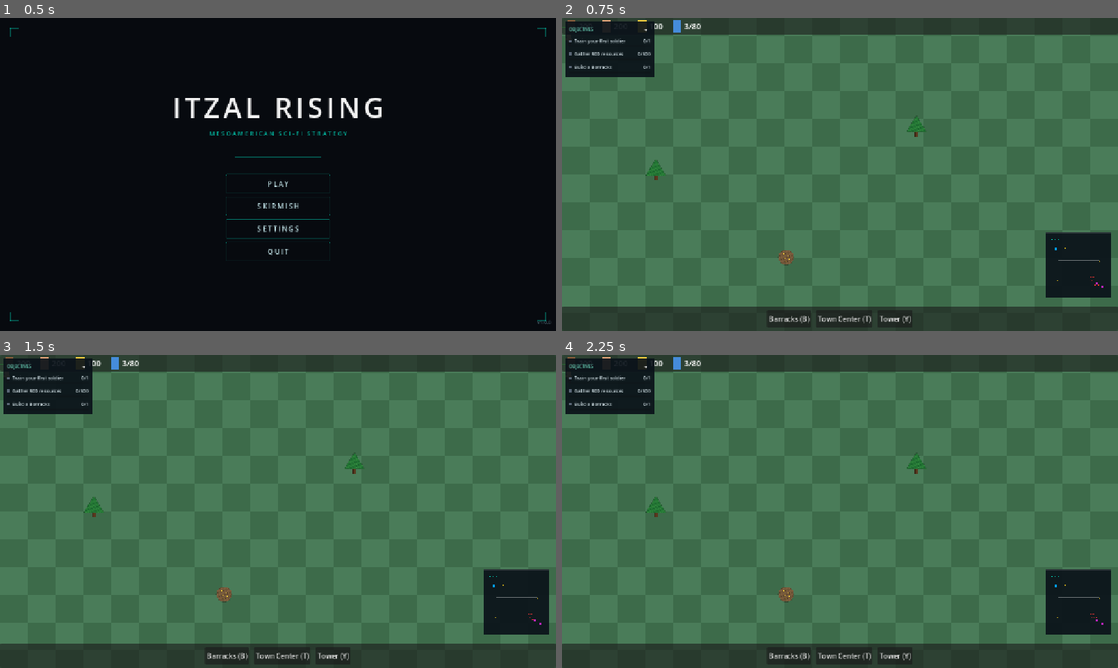
Above: before the commit, frames 1-4 (two rows, left to right).
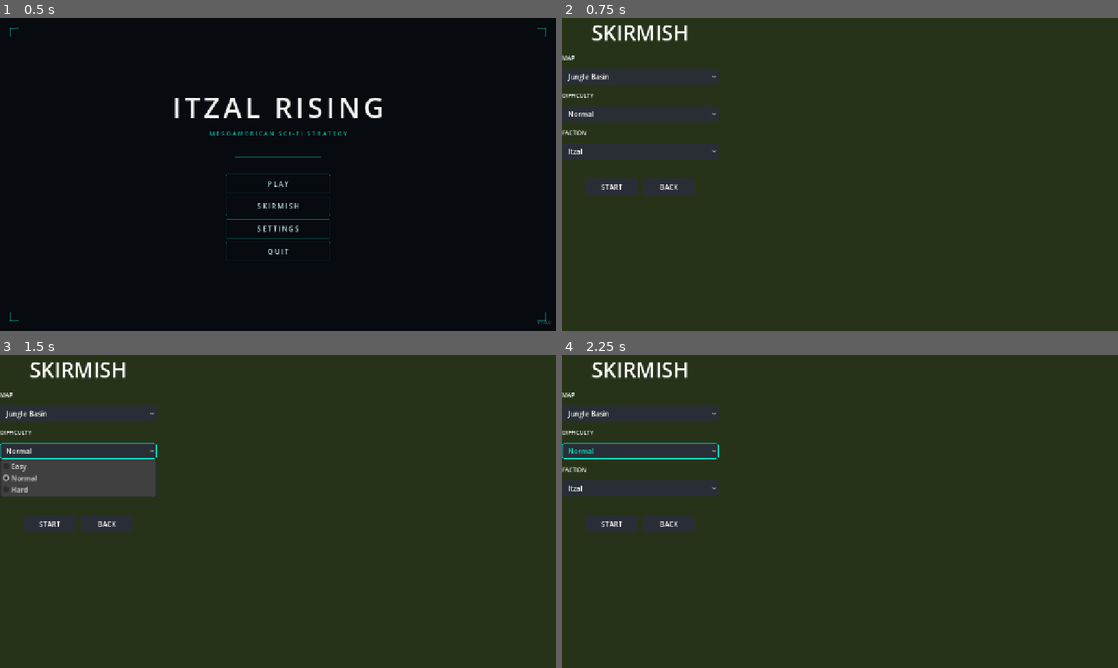
Above: after the commit, the same moments.

Repository: chriseg0996-star/Itzal-Rising
Game: Godot game, scene res://scenes/ui/MainMenu.tscn
Two runs of this game, one before a commit and one after it. Both use one fixed random seed, a clock stepped at 60 frames per second and the inputs below.
Inputs (mouse positions are in pixels of both pictures, inside the frame that each line leads up to):
- Up to frame 1 (0.5 s): no input
- Up to frame 2 (0.75 s): click "PLAY" at 0.5 s
- Up to frame 3 (1.5 s): click (77, 452) at 1.25 s, where only the run after the commit has a clickable "Normal"
- Up to frame 4 (2.25 s): click (639, 452) at 2 s, where only the run after the commit has a clickable "Normal"

Frame 1 is identical in both runs. In frame 2, 93% of the frame differs, in the area x 0-100%, y 0-100%; in frame 3, 93%; in frame 4, 93%.

Commit message:
feat(factions): Ix Architects
- FactionManager: register Ix (id 2, amber, hostile to Decay); add IX const,
  faction colors, is_player_faction(); Decay now hostile to player AND Ix
- FactionData: add primary_color
- GameSettings: add player_faction_id
- IxWeaver (harvest_interval 1.875, build_speed 1.25) + IxLatticeGuard (150hp/100spd/14dmg)
- building.gd: _apply_lattice_network passive (+20% HP near allied Ix building)
- texture_generator: ix_weaver, ix_lattice_guard amber assets
- ix_spawner: swap starting villagers for Ix units when player_faction_id == 2
- harvest_component: credit player stats for any player-aligned faction
- main_menu: route Play -> SkirmishMenu

Diff:
--- /dev/null
+++ b/scenes/units/IxLatticeGuard.tscn
@@ -0,0 +1,75 @@
+[gd_scene load_steps=7 format=3 uid="uid://ixguard5f6g7h8j"]
+
+[ext_resource type="Script" path="res://scripts/units/ix_lattice_guard.gd" id="1_ixg"]
+[ext_resource type="Script" path="res://scripts/units/components/stat_component.gd" id="2_stat"]
+[ext_resource type="Script" path="res://scripts/units/components/combat_component.gd" id="3_combat"]
+[ext_resource type="Script" path="res://scripts/units/components/movement_component.gd" id="4_move"]
+
+[sub_resource type="RectangleShape2D" id="HitboxShape_Ix"]
+size = Vector2(32, 32)
+
+[sub_resource type="CircleShape2D" id="DetectShape_Ix"]
+radius = 80.0
+
+[node name="IxLatticeGuard" type="CharacterBody2D"]
+collision_layer = 0
+collision_mask = 0
+motion_mode = 1
+script = ExtResource("1_ixg")
+
+[node name="Sprite" type="ColorRect" parent="."]
+offset_left = -16.0
+offset_top = -16.0
+offset_right = 16.0
+offset_bottom = 16.0
+mouse_filter = 2
+color = Color(1, 0.6, 0.1, 1)
+
+[node name="BodyShape" type="CollisionShape2D" parent="."]
+shape = SubResource("HitboxShape_Ix")
+
+[node name="HPBarBG" type="ColorRect" parent="."]
+offset_left = -16.0
+offset_top = -30.0
+offset_right = 16.0
+offset_bottom = -26.0
+mouse_filter = 2
+color = Color(0.8, 0.15, 0.15, 1)
+
+[node name="HPBarFG" type="ColorRect" parent="."]
+offset_left = -16.0
+offset_top = -30.0
+offset_right = 16.0
+offset_bottom = -26.0
+mouse_filter = 2
+color = Color(1, 0.75, 0.2, 1)
+
+[node name="Hitbox" type="Area2D" parent="."]
+collision_layer = 1
+collision_mask = 0
+
+[node name="HitboxShape" type="CollisionShape2D" parent="Hitbox"]
+shape = SubResource("HitboxShape_Ix")
+
+[node name="DetectionArea" type="Area2D" parent="."]
+collision_layer = 0
+collision_mask = 5
+
+[node name="DetectionShape" type="CollisionShape2D" parent="DetectionArea"]
+shape = SubResource("DetectShape_Ix")
+
+[node name="NavigationAgent2D" type="NavigationAgent2D" parent="."]
+path_desired_distance = 4.0
+target_desired_distance = 4.0
+
+[node name="StatComponent" type="Node" parent="."]
+script = ExtResource("2_stat")
+max_health = 150.0
+
+[node name="CombatComponent" type="Node" parent="."]
+script = ExtResource("3_combat")
+attack_damage = 14.0
+
+[node name="MovementComponent" type="Node" parent="."]
+script = ExtResource("4_move")
+speed = 100.0
--- /dev/null
+++ b/scenes/units/IxWeaver.tscn
@@ -0,0 +1,63 @@
+[gd_scene load_steps=6 format=3 uid="uid://ixweav1a2b3c4e"]
+
+[ext_resource type="Script" path="res://scripts/units/ix_weaver.gd" id="1_ixw"]
+[ext_resource type="Script" path="res://scripts/units/harvest_component.gd" id="2_harvest"]
+[ext_resource type="Script" path="res://scripts/units/components/stat_component.gd" id="3_stat"]
+
+[sub_resource type="RectangleShape2D" id="RectShape_Click"]
+size = Vector2(32, 32)
+
+[sub_resource type="RectangleShape2D" id="RectShape_Body"]
+size = Vector2(28, 28)
+
+[node name="IxWeaver" type="CharacterBody2D"]
+collision_layer = 0
+collision_mask = 0
+motion_mode = 1
+script = ExtResource("1_ixw")
+
+[node name="Sprite" type="ColorRect" parent="."]
+offset_left = -16.0
+offset_top = -16.0
+offset_right = 16.0
+offset_bottom = 16.0
+mouse_filter = 2
+color = Color(1, 0.6, 0.1, 1)
+
+[node name="HPBarBG" type="ColorRect" parent="."]
+offset_left = -16.0
+offset_top = -28.0
+offset_right = 16.0
+offset_bottom = -24.0
+mouse_filter = 2
+color = Color(0.8, 0.15, 0.15, 1)
+
+[node name="HPBarFG" type="ColorRect" parent="."]
+offset_left = -16.0
+offset_top = -28.0
+offset_right = 16.0
+offset_bottom = -24.0
+mouse_filter = 2
+color = Color(1, 0.75, 0.2, 1)
+
+[node name="BodyShape" type="CollisionShape2D" parent="."]
+shape = SubResource("RectShape_Body")
+
+[node name="Area2D" type="Area2D" parent="."]
+collision_layer = 1
+collision_mask = 0
+
+[node name="CollisionShape2D" type="CollisionShape2D" parent="Area2D"]
+shape = SubResource("RectShape_Click")
+
+[node name="NavigationAgent2D" type="NavigationAgent2D" parent="."]
+path_desired_distance = 4.0
+target_desired_distance = 4.0
+
+[node name="HarvestComponent" type="Node" parent="."]
+script = ExtResource("2_harvest")
+harvest_interval = 1.875
+
+[node name="StatComponent" type="Node" parent="."]
+script = ExtResource("3_stat")
+max_health = 60.0
--- a/scenes/world/World.tscn
+++ b/scenes/world/World.tscn
@@ -17,6 +17,9 @@
 [ext_resource type="PackedScene" path="res://scenes/ui/CommandPanel.tscn" id="15_cmdp"]
 [ext_resource type="PackedScene" path="res://scenes/ui/ProductionQueue.tscn" id="16_prodq"]
 [ext_resource type="PackedScene" path="res://scenes/ui/ObjectivesPanel.tscn" id="17_objp"]
+[ext_resource type="PackedScene" path="res://scenes/units/IxWeaver.tscn" id="18_ixw"]
+[ext_resource type="PackedScene" path="res://scenes/units/IxLatticeGuard.tscn" id="19_ixg"]
+[ext_resource type="Script" path="res://scripts/world/ix_spawner.gd" id="20_ixspawn"]
 
 [sub_resource type="NavigationPolygon" id="NavPoly_1"]
 vertices = PackedVector2Array(0, 0, 2048, 0, 2048, 2048, 0, 2048)
@@ -99,3 +102,8 @@
 [node name="ProductionQueue" parent="." instance=ExtResource("16_prodq")]
 
 [node name="ObjectivesPanel" parent="." instance=ExtResource("17_objp")]
+
+[node name="IxSpawner" type="Node" parent="."]
+script = ExtResource("20_ixspawn")
+weaver_scene = ExtResource("18_ixw")
+guard_scene = ExtResource("19_ixg")
--- a/scripts/buildings/building.gd
+++ b/scripts/buildings/building.gd
@@ -37,9 +37,26 @@
 	else:
 		add_to_group("enemy_buildings")
 	hp = max_hp
+	if faction_id == FactionManager.IX:
+		_apply_lattice_network()
 	_apply_sprite(sprite_asset)
 	if faction_id == FactionManager.PLAYER:
 		AlertManager.register_building(self)
+
+## Ix "Lattice Network": if an allied Ix building sits within 300px, this building
+## gains +20% max HP (and is restored to full). Evaluated once, on spawn.
+func _apply_lattice_network() -> void:
+	var allies: int = 0
+	for b in get_tree().get_nodes_in_group("buildings"):
+		if b == self or not is_instance_valid(b) or not (b is Node2D):
+			continue
+		if int(b.get("faction_id")) != faction_id:
+			continue
+		if global_position.distance_to((b as Node2D).global_position) <= 300.0:
+			allies += 1
+	if allies >= 1:
+		max_hp = int(round(float(max_hp) * 1.2))
+		hp = max_hp
 
 func _apply_sprite(asset: String) -> void:
 	if asset == "":
--- a/scripts/factions/faction_data.gd
+++ b/scripts/factions/faction_data.gd
@@ -8,3 +8,4 @@
 @export var id: int = 0
 @export var display_name: String = ""
 @export var hostile_to: Array[int] = []
+@export var primary_color: Color = Color.WHITE
--- a/scripts/factions/faction_manager.gd
+++ b/scripts/factions/faction_manager.gd
@@ -11,18 +11,27 @@
 
 const PLAYER: int = 0
 const ENEMY: int = 1
+const IX: int = 2
+
+const PLAYER_COLOR: Color = Color(0.27, 0.86, 0.50)  # teal/green
+const ENEMY_COLOR: Color = Color(0.65, 0.41, 0.74)   # purple
+const IX_COLOR: Color = Color(1.0, 0.6, 0.1)         # amber
 
 var _factions: Dictionary = {}  # int faction_id -> FactionData
 
 func _ready() -> void:
-	_register(PLAYER, "Player", [ENEMY])
-	_register(ENEMY, "Enemy", [PLAYER])
+	# 0 = player and 2 = Ix are both player-aligned (never hostile to each other).
+	# 1 = Decay is hostile to BOTH so the AI engages whichever the human controls.
+	_register(PLAYER, "Player", [ENEMY], PLAYER_COLOR)
+	_register(ENEMY, "Decay", [PLAYER, IX], ENEMY_COLOR)
+	_register(IX, "Ix Architects", [ENEMY], IX_COLOR)
 
-func _register(faction_id: int, display_name: String, hostile_to: Array[int]) -> void:
+func _register(faction_id: int, display_name: String, hostile_to: Array[int], primary_color: Color) -> void:
 	var data := FactionData.new()
 	data.id = faction_id
 	data.display_name = display_name
 	data.hostile_to = hostile_to
+	data.primary_color = primary_color
 	_factions[faction_id] = data
 
 func get_faction(faction_id: int) -> FactionData:
@@ -37,6 +46,10 @@
 func is_player(faction_id: int) -> bool:
 	return faction_id == PLAYER
 
+## True for any faction the human player controls (default player or Ix).
+func is_player_faction(faction_id: int) -> bool:
+	return faction_id == PLAYER or faction_id == IX
+
 func display_name_of(faction_id: int) -> String:
 	var data: FactionData = _factions.get(faction_id, null)
 	return data.display_name if data != null else ""
--- a/scripts/managers/game_settings.gd
+++ b/scripts/managers/game_settings.gd
@@ -8,3 +8,6 @@
 var difficulty: String = "normal"
 var faction: String = "itzal"
 var map: String = "jungle_basin"
+## Team id the human player controls this match (FactionManager ids).
+## 0 = default player, 2 = Ix Architects. Set to 2 to field the Ix faction.
+var player_faction_id: int = 0
--- a/scripts/ui/main_menu.gd
+++ b/scripts/ui/main_menu.gd
@@ -24,13 +24,8 @@
 	btn.mouse_exited.connect(func() -> void: btn.modulate = Color.WHITE)
 
 func _on_play() -> void:
-	ResourceManager.reset()
-	SelectionManager.clear()
-	SelectionManager.deselect_building()
-	BuildingPlacer.cancel_placement()
-	EnemyAI.reset()
-	GameStats.reset()
-	get_tree().change_scene_to_file("res://scenes/world/World.tscn")
+	# Play now opens Skirmish setup (faction/difficulty chosen there before launch).
+	get_tree().change_scene_to_file(SKIRMISH_SCENE)
 
 func _on_skirmish() -> void:
 	get_tree().change_scene_to_file(SKIRMISH_SCENE)
--- a/scripts/units/harvest_component.gd
+++ b/scripts/units/harvest_component.gd
@@ -86,7 +86,7 @@
 func _deposit_and_resume() -> void:
 	if _carrying > 0 and _carry_type != &"":
 		ResourceManager.add_resource(_carry_type, _carrying, _faction_id)
-		if _faction_id == FactionManager.PLAYER:
+		if FactionManager.is_player_faction(_faction_id):
 			GameStats.resources_gathered += _carrying
 		deposit_made.emit(_carry_type, _carrying)
 	_carrying   = 0
--- /dev/null
+++ b/scripts/units/ix_lattice_guard.gd
@@ -0,0 +1,211 @@
+extends CharacterBody2D
+
+## Ix Architects melee defender. Structurally a Soldier with amber identity.
+## faction_id = 2 (player-aligned). Combat stats live on the scene's components:
+## StatComponent.max_health = 150, MovementComponent.speed = 100,
+## CombatComponent.attack_damage = 14.
+
+enum State { IDLE, MOVING, ATTACKING, DYING, HOLDING, PATROLLING }
+
+const DEATH_FADE_TIME: float = 0.5
+const SELECTION_RADIUS: float = 22.0
+const SELECTION_COLOR: Color = Color(1.0, 0.75, 0.2)  # amber
+const SELECTION_WIDTH: float = 3.0
+const SELECTION_SEGMENTS: int = 32
+
+@export var faction_id: int = 2
+@export var sprite_asset: String = "ix_lattice_guard"
+@export var max_hp: int = 150
+@export var sound_select: AudioStream
+@export var sound_attack: AudioStream
+
+@onready var hp_bar_fg: ColorRect = $HPBarFG
+@onready var detection_area: Area2D = $DetectionArea
+@onready var hitbox: Area2D = $Hitbox
+
+var state: int = State.IDLE
+var selected: bool = false
+var death_timer: float = 0.0
+var hp_bar_width: float = 32.0
+var _movement_component: MovementComponent = null
+var _stat: StatComponent = null
+var _base_modulate: Color = Color(1, 1, 1, 1)
+
+func _ready() -> void:
+	add_to_group("soldiers")
+	add_to_group("combat_units")
+	if FactionManager.is_player_faction(faction_id):
+		add_to_group("player_units")
+	if hp_bar_fg != null:
+		hp_bar_width = hp_bar_fg.offset_right - hp_bar_fg.offset_left
+	_apply_sprite(sprite_asset)
+	add_to_group("friendly_units")
+	_movement_component = get_node_or_null("MovementComponent") as MovementComponent
+	_stat = get_node_or_null("StatComponent") as StatComponent
+	if _stat != null:
+		_stat.died.connect(_on_died)
+		_stat.health_changed.connect(_on_health_changed)
+	_base_modulate = modulate
+	var _sfx := AudioStreamPlayer.new()
+	_sfx.name = "SFX"
+	add_child(_sfx)
+	var combat := get_node_or_null("CombatComponent") as CombatComponent
+	if combat != null:
+		combat.attack_landed.connect(_on_attack_landed)
+	_update_hp_bar()
+
+func _on_died(_owner_unit: CharacterBody2D = null) -> void:
+	if SelectionManager.has_method("deselect_unit"):
+		SelectionManager.deselect_unit(self)
+	set_physics_process(false)
+	set_process(false)
+	var tween := create_tween()
+	tween.tween_property(self, "modulate:a", 0.0, 0.4)
+	tween.tween_callback(queue_free)
+
+func _on_health_changed(_current: float, _maximum: float) -> void:
+	_update_hp_bar()
+	_flash_hit()
+
+func _flash_hit() -> void:
+	if is_dying():
+		return
+	modulate = Color(2.0, 2.0, 2.0, _base_modulate.a)
+	var tween := create_tween()
+	tween.tween_property(self, "modulate", _base_modulate, 0.1)
+
+func _on_attack_landed(_target: CharacterBody2D, _damage: float) -> void:
+	_play_sound(sound_attack)
+
+func _play_sound(stream: AudioStream) -> void:
+	if stream == null:
+		return
+	var sfx := get_node_or_null("SFX") as AudioStreamPlayer
+	if sfx == null:
+		return
+	sfx.stream = stream
+	sfx.play()
+
+func _apply_sprite(asset: String) -> void:
+	if asset == "":
+		return
+	var existing := get_node_or_null("Sprite")
+	if existing != null and existing is CanvasItem:
+		(existing as CanvasItem).visible = false
+	var sprite_2d := Sprite2D.new()
+	sprite_2d.texture = TextureGenerator.get_texture(asset)
+	sprite_2d.centered = true
+	add_child(sprite_2d)
+	if existing != null:
+		move_child(sprite_2d, existing.get_index() + 1)
+
+func is_dying() -> bool:
+	if _stat != null:
+		return _stat.is_dead()
+	return state == State.DYING
+
+func set_selected(value: bool) -> void:
+	if selected == value:
+		return
+	selected = value
+	queue_redraw()
+	if value:
+		_play_sound(sound_select)
+
+func move_to(target: Vector2) -> void:
+	if state == State.DYING:
+		return
+	if state == State.HOLDING:
+		_set_combat_enabled(true)
+	state = State.MOVING
+	if _movement_component != null:
+		_movement_component.move_to(target)
+
+func attack_move(target: Vector2) -> void:
+	if state == State.DYING:
+		return
+	if state == State.HOLDING:
+		_set_combat_enabled(true)
+	state = State.MOVING
+	if _movement_component != null:
+		_movement_component.move_to(target)
+
+func stop() -> void:
+	if state == State.DYING:
+		return
+	if _movement_component != null:
+		_movement_component.stop()
+	_set_combat_enabled(true)
+	state = State.IDLE
+
+func hold() -> void:
+	if state == State.DYING:
+		return
+	if _movement_component != null:
+		_movement_component.stop()
+	_set_combat_enabled(false)
+	state = State.HOLDING
+
+func patrol(target: Vector2) -> void:
+	if state == State.DYING:
+		return
+	move_to(target)
+
+func _set_combat_enabled(enabled: bool) -> void:
+	var combat := get_node_or_null("CombatComponent")
+	if combat == null:
+		return
+	combat.set_physics_process(enabled)
+	if not enabled and combat.has_method("clear_target"):
+		combat.clear_target()
+
+func take_damage(amount: int) -> void:
+	if _stat != null:
+		_stat.take_damage(float(amount))
+
+func _physics_process(delta: float) -> void:
+	if state == State.DYING:
+		_process_dying(delta)
+		return
+	match state:
+		State.IDLE:
+			pass
+		State.MOVING:
+			_move_step(delta)
+		State.ATTACKING:
+			pass  # CombatComponent owns attack logic
+		State.HOLDING:
+			pass  # hold ground; CombatComponent disabled in hold()
+		State.PATROLLING:
+			_move_step(delta)
+
+func _move_step(_delta: float) -> void:
+	if _movement_component == null or not _movement_component.is_moving():
+		state = State.IDLE
+
+func _update_hp_bar() -> void:
+	if hp_bar_fg == null or _stat == null:
+		return
+	var ratio: float = _stat.get_health_ratio()
+	hp_bar_fg.offset_right = hp_bar_fg.offset_left + hp_bar_width * ratio
+
+func _enter_dying() -> void:
+	state = State.DYING
+	death_timer = 0.0
+	if hitbox != null:
+		hitbox.monitorable = false
+		hitbox.monitoring = false
+	if detection_area != null:
+		detection_area.monitoring = false
+
+func _process_dying(delta: float) -> void:
+	death_timer += delta
+	var t: float = clampf(death_timer / DEATH_FADE_TIME, 0.0, 1.0)
+	modulate.a = 1.0 - t
+	if death_timer >= DEATH_FADE_TIME:
+		queue_free()
+
+func _draw() -> void:
+	if not selected or state == State.DYING:
+		return
+	draw_arc(Vector2.ZERO, SELECTION_RADIUS, 0.0, TAU, SELECTION_SEGMENTS, SELECTION_COLOR, SELECTION_WIDTH, true)
--- /dev/null
+++ b/scripts/units/ix_weaver.gd
@@ -0,0 +1,214 @@
+extends CharacterBody2D
+
+## Ix Architects worker. Structurally a Villager, but harvests 20% slower
+## (harvest_interval 1.875 vs 1.5) and carries the faction's amber identity.
+## faction_id = 2 (player-aligned via FactionManager.is_player_faction).
+
+signal unit_died(unit: CharacterBody2D)
+
+enum State { IDLE, MOVING, HARVESTING, DYING }
+
+const DEATH_FADE_TIME: float = 0.5
+const SELECTION_RADIUS: float = 22.0
+const SELECTION_COLOR: Color = Color(1.0, 0.75, 0.2)  # amber
+const SELECTION_WIDTH: float = 3.0
+const SELECTION_SEGMENTS: int = 32
+
+@export var speed: float = 120.0
+@export var faction_id: int = 2
+@export var sprite_asset: String = "ix_weaver"
+@export var harvest_interval: float = 1.875       # 20% slower than the 1.5 baseline
+@export var build_speed_multiplier: float = 1.25  # data field; applied once a build system exists
+@export var sound_select: AudioStream
+@export var sound_harvest: AudioStream
+
+@onready var _nav_agent: NavigationAgent2D = $NavigationAgent2D
+@onready var _harvest_component: HarvestComponent = $HarvestComponent
+@onready var _hitbox: Area2D = $Area2D
+@onready var _hp_bar_fg: ColorRect = $HPBarFG
+
+var _state: State = State.IDLE
+var _home: Node2D = null
+var selected: bool = false
+var _stat: StatComponent = null
+var _death_timer: float = 0.0
+var _hp_bar_width: float = 32.0
+var _base_modulate: Color = Color(1, 1, 1, 1)
+
+func _ready() -> void:
+	add_to_group("villagers")
+	add_to_group("combat_units")
+	if FactionManager.is_player_faction(faction_id):
+		add_to_group("player_units")
+	_stat = get_node_or_null("StatComponent") as StatComponent
+	if _stat != null:
+		_stat.died.connect(_on_died)
+		_stat.health_changed.connect(_on_health_changed)
+	if _hp_bar_fg != null:
+		_hp_bar_width = _hp_bar_fg.offset_right - _hp_bar_fg.offset_left
+	_update_hp_bar()
+	_home = _find_home()
+	_harvest_component.harvest_interval = harvest_interval
+	_harvest_component.setup(_nav_agent, _home, faction_id)
+	_apply_sprite(sprite_asset)
+	_base_modulate = modulate
+	var _sfx := AudioStreamPlayer.new()
+	_sfx.name = "SFX"
+	add_child(_sfx)
+
+func _find_home() -> Node2D:
+	var town_centers: Array = get_tree().get_nodes_in_group("town_center")
+	for tc in town_centers:
+		if is_instance_valid(tc) and FactionManager.is_player_faction(int(tc.get("faction_id"))):
+			return tc as Node2D
+	if not town_centers.is_empty():
+		return town_centers[0] as Node2D
+	return null
+
+func is_dying() -> bool:
+	return _state == State.DYING
+
+func set_selected(value: bool) -> void:
+	if selected == value:
+		return
+	selected = value
+	queue_redraw()
+	if value:
+		_play_sound(sound_select)
+
+func is_harvesting() -> bool:
+	return _harvest_component.is_active()
+
+func take_damage(amount: int) -> void:
+	if _stat != null:
+		_stat.take_damage(float(amount))
+
+func _on_health_changed(_current: float, _maximum: float) -> void:
+	_update_hp_bar()
+	_flash_hit()
+
+func _on_died(_owner_unit: CharacterBody2D = null) -> void:
+	_enter_dying()
+
+func _flash_hit() -> void:
+	if _state == State.DYING:
+		return
+	modulate = Color(2.0, 2.0, 2.0, _base_modulate.a)
+	var tween := create_tween()
+	tween.tween_property(self, "modulate", _base_modulate, 0.1)
+
+func _play_sound(stream: AudioStream) -> void:
+	if stream == null:
+		return
+	var sfx := get_node_or_null("SFX") as AudioStreamPlayer
+	if sfx == null:
+		return
+	sfx.stream = stream
+	sfx.play()
+
+func _update_hp_bar() -> void:
+	if _hp_bar_fg == null or _stat == null:
+		return
+	var ratio: float = _stat.get_health_ratio()
+	_hp_bar_fg.offset_right = _hp_bar_fg.offset_left + _hp_bar_width * ratio
+
+func _physics_process(delta: float) -> void:
+	if _state == State.DYING:
+		_process_dying(delta)
+		return
+	match _state:
+		State.IDLE:
+			pass
+		State.MOVING:
+			_process_moving(delta)
+		State.HARVESTING:
+			_harvest_component.tick(delta, global_position)
+			_process_moving(delta)
+			if not _harvest_component.is_active():
+				_state = State.IDLE
+
+func _process_moving(delta: float) -> void:
+	if _nav_agent.is_navigation_finished():
+		if _state == State.MOVING:
+			_state = State.IDLE
+		return
+	var next: Vector2 = _nav_agent.get_next_path_position()
+	var to_next: Vector2 = next - global_position
+	var dist: float = to_next.length()
+	if dist < 0.5:
+		return
+	var step: Vector2 = to_next / dist * speed * delta
+	if step.length() > dist:
+		step = to_next
+	global_position += step
+	var b: Rect2 = Rect2(4.0, 4.0, 2040.0, 2040.0)
+	global_position = global_position.clamp(b.position, b.end)
+
+func assign_harvest(node: ResourceNode) -> void:
+	_harvest_component.assign_node(node)
+	_state = State.HARVESTING
+	_play_sound(sound_harvest)
+
+func harvest(node) -> void:
+	if node is ResourceNode:
+		assign_harvest(node)
+
+func move_to(target: Vector2) -> void:
+	if _state == State.DYING:
+		return
+	_harvest_component.stop()
+	_nav_agent.target_position = target
+	_state = State.MOVING
+
+func stop() -> void:
+	_harvest_component.stop()
+	_nav_agent.target_position = global_position
+	_state = State.IDLE
+
+func hold() -> void:
+	stop()
+
+func patrol(target: Vector2) -> void:
+	move_to(target)
+
+func _enter_dying() -> void:
+	_state = State.DYING
+	_death_timer = 0.0
+	_harvest_component.stop()
+	if _hitbox != null:
+		_hitbox.monitorable = false
+		_hitbox.monitoring = false
+	set_physics_process(false)
+	set_process(false)
+	var tween := create_tween()
+	tween.tween_property(self, "modulate:a", 0.0, 0.4)
+	tween.tween_callback(die)
+
+func _process_dying(delta: float) -> void:
+	_death_timer += delta
+	var t: float = clampf(_death_timer / DEATH_FADE_TIME, 0.0, 1.0)
+	modulate.a = 1.0 - t
+	if _death_timer >= DEATH_FADE_TIME:
+		die()
+
+func die() -> void:
+	unit_died.emit(self)
+	queue_free()
+
+func _draw() -> void:
+	if not selected or _state == State.DYING:
+		return
+	draw_arc(Vector2.ZERO, SELECTION_RADIUS, 0.0, TAU, SELECTION_SEGMENTS, SELECTION_COLOR, SELECTION_WIDTH, true)
+
+func _apply_sprite(asset: String) -> void:
+	if asset == "":
+		return
+	var existing := get_node_or_null("Sprite")
+	if existing != null and existing is CanvasItem:
+		(existing as CanvasItem).visible = false
+	var sprite_2d := Sprite2D.new()
+	sprite_2d.texture = TextureGenerator.get_texture(asset)
+	sprite_2d.centered = true
+	add_child(sprite_2d)
+	if existing != null:
+		move_child(sprite_2d, existing.get_index() + 1)
--- a/scripts/utils/texture_generator.gd
+++ b/scripts/utils/texture_generator.gd
@@ -16,10 +16,14 @@
 			return _make_humanoid(Color(0.95, 0.82, 0.55), Color(0.91, 0.75, 0.48), Color(0.35, 0.25, 0.15))
 		"enemy_villager":
 			return _make_humanoid(Color(0.78, 0.62, 0.85), Color(0.65, 0.41, 0.74), Color(0.30, 0.18, 0.36))
+		"ix_weaver":
+			return _make_humanoid(Color(1.0, 0.78, 0.42), Color(1.0, 0.6, 0.1), Color(0.5, 0.3, 0.05))
 		"soldier":
 			return _make_soldier(Color(0.75, 0.22, 0.17), Color(0.55, 0.15, 0.10))
 		"enemy_soldier":
 			return _make_soldier(Color(0.56, 0.27, 0.68), Color(0.38, 0.18, 0.48))
+		"ix_lattice_guard":
+			return _make_soldier(Color(1.0, 0.6, 0.1), Color(0.7, 0.4, 0.05))
 		"archer":
 			return _make_archer()
 		"tree":
--- /dev/null
+++ b/scripts/world/ix_spawner.gd
@@ -0,0 +1,40 @@
+extends Node
+
+## Swaps the World's default starting villagers for Ix units when the human player
+## has chosen the Ix Architects faction (GameSettings.player_faction_id == 2).
+## Runs once, deferred, so the default Villager nodes exist before replacement.
+## Scenes are injected via exports (no hardcoded scene paths).
+
+@export var weaver_scene: PackedScene
+@export var guard_scene: PackedScene
+@export var villager_node_names: Array[String] = ["Villager1", "Villager2", "Villager3"]
+
+func _ready() -> void:
+	call_deferred("_apply_faction")
+
+func _apply_faction() -> void:
+	if GameSettings.player_faction_id != FactionManager.IX:
+		return
+	var world: Node = get_parent()
+	if world == null:
+		return
+	var positions: Array[Vector2] = []
+	for vname in villager_node_names:
+		var v: Node = world.get_node_or_null(NodePath(vname))
+		if v != null and v is Node2D:
+			positions.append((v as Node2D).global_position)
+			v.queue_free()
+	for p in positions:
+		_spawn(weaver_scene, world, p)
+	# One guard near the player's town center for early defense.
+	var tc: Node = world.get_node_or_null("PlayerTC")
+	if tc != null and tc is Node2D:
+		_spawn(guard_scene, world, (tc as Node2D).global_position + Vector2(80.0, 80.0))
+
+func _spawn(scene: PackedScene, parent: Node, pos: Vector2) -> void:
+	if scene == null:
+		return
+	var unit: Node = scene.instantiate()
+	parent.add_child(unit)
+	if unit is Node2D:
+		(unit as Node2D).global_position = pos
Not shown: 1 places in scenes/world/World.tscn that only renumber resources
Not shown, added: scripts/factions/faction_data.gd.uid
Not shown, added: scripts/factions/faction_manager.gd.uid
